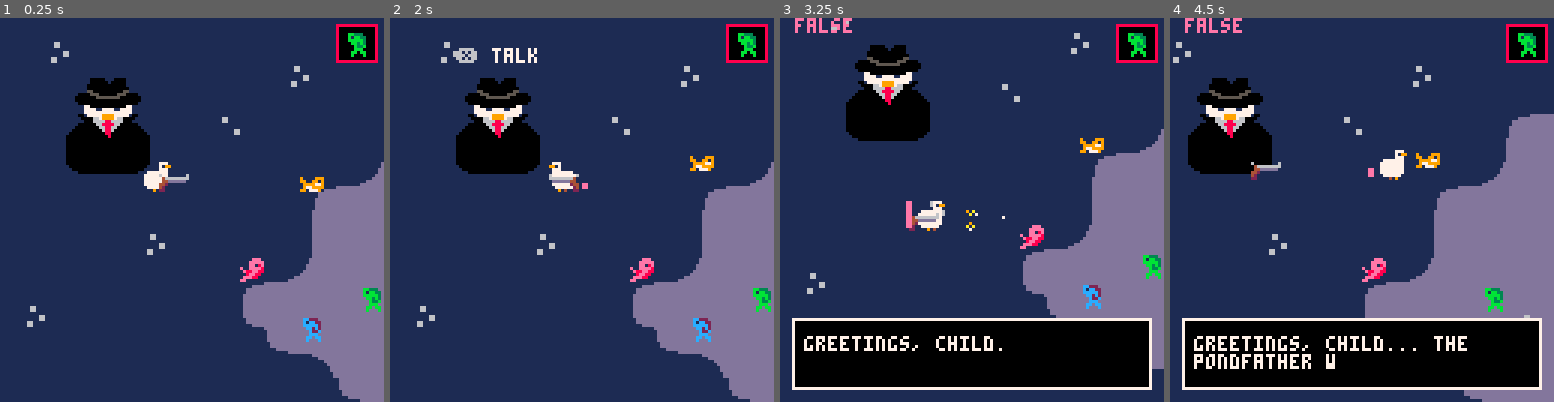
Above: before the commit, frames 1-4 (left to right).
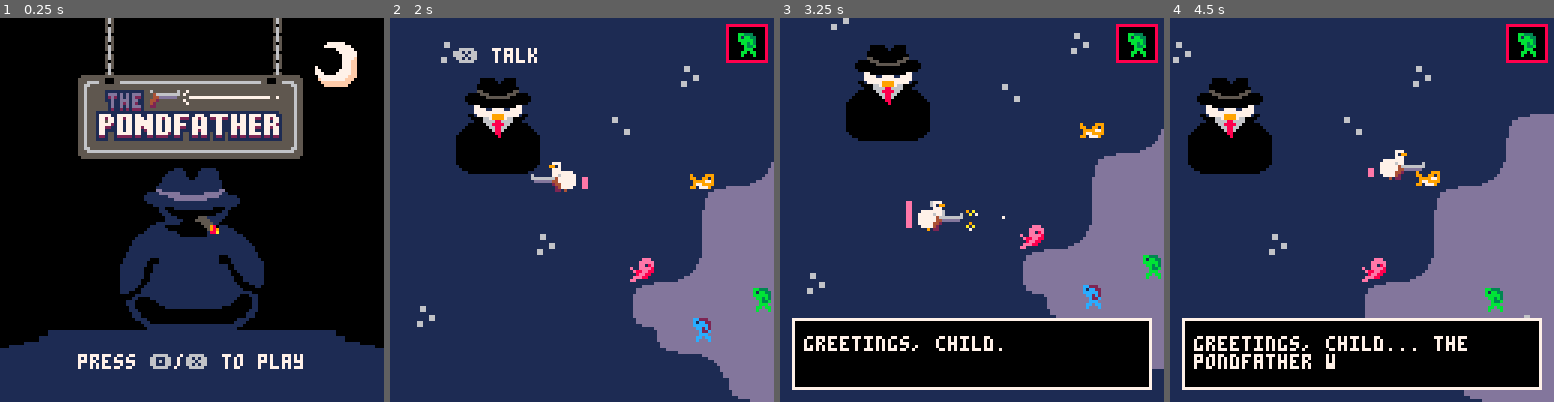
Above: after the commit, the same moments.

Repository: MoTheMelon/PicoProjects
Game: PICO-8 cartridge game jam/chonkyduck.p8
Two runs of this game, one before a commit and one after it. Both use one fixed random seed, a clock stepped at 60 frames per second and the inputs below.
Inputs:
- Up to frame 1 (0.25 s): no input
- Up to frame 2 (2 s): tap O (Z key) at 0.33, 0.7, 1.43 s; tap X (X key) at 1.07 s; hold Left from 1.97 s (still down)
- Up to frame 3 (3.25 s): tap X (X key) every 0.33 s from 2.07 to 3.07 s; tap O (Z key) at 2.22, 3.1 s; release Left at 2.37 s; hold Down 2.42-2.82 s; hold Right from 2.87 s (still down)
- Up to frame 4 (4.5 s): tap X (X key) every 0.33 s from 3.4 to 4.4 s; release Right at 3.53 s; hold Up 3.58-4.08 s; tap O (Z key) at 3.98 s; hold Right from 4.13 s (still down)

The runs differ from the first frame. In frame 1, 75% of the frame differs, in the area x 0-100%, y 0-100%; in frame 2, 0.7%; in frame 3, 0.9%; in frame 4, 0.9%.

Commit message:
submitted a broken mess LMAO

Diff:
--- a/game jam/chonkyduck.p8
+++ b/game jam/chonkyduck.p8
@@ -13,7 +13,7 @@
     b_spd = 6
 
     tick = 0
-    game_mode = "playing"
+    game_mode = "title"
 
     fish_types = {}
 
@@ -113,11 +113,12 @@
 function _update()
 
     if game_mode == "title" then
+
+
         camera(112*8, 16*8)
-        --if btnp(5) then game_mode = "playing" end
+        if btnp(5) or btnp(4) then game_mode = "playing" end
 
     else
-        --if btnp(5) then game_mode = "title" end
         player_move()
         --check_quack()
         check_fired_gun()
@@ -135,16 +136,19 @@
     if not has_target then
         determine_target()
     end
-    update_gun()
+    --update_gun()
 
 end
 
 function _draw()
     cls()
     map()
-    show_debug()
+    --show_debug()
     if game_mode == "title" then
         draw_title_screen()
+        --print("press \f6🅾️\f7/\f6❎\f7 to play", 112*8,16*8,7)
+        print_center("press \f6🅾️\f7/\f6❎\f7 to play", 16*8 + 128-16, 7)
+
     else
         draw_chonky_duck()
         draw_duck(x,y)
@@ -380,14 +384,14 @@
             gun_firing = true
             gun_triggered = true
             gun_timer = shot_duration
-            local strength = 5
-            if face_left then
-                gun.recoil_x = strength
-            else
-                gun.recoil_x = -strength
-            end
-
-            gun.recoil_timer = gun.recoil_max
+            -- local strength = 5
+            -- if face_left then
+            --     gun.recoil_x = strength
+            -- else
+            --     gun.recoil_x = -strength
+            -- end
+
+            -- gun.recoil_timer = gun.recoil_max
             sfx(07)
         else
             gun_triggered = false
@@ -415,10 +419,14 @@
     function draw_player_gun()
         gun.y = y + 4
         if not face_left then
-            if not gun_firing then gun.x = x + 5 end
+            --if not gun_firing then
+                gun.x = x + 5
+            --end
             sspr(gun.sprite_id,96,10,6,gun.x,gun.y)
         else
-            if not gun_firing then gun.x = x + 1 end
+            --if not gun_firing then
+                gun.x = x + 1
+            --end
             sspr(gun.sprite_id,96,10,6,gun.x,gun.y,10,6,face_left)
         end
 
@@ -625,6 +633,12 @@
             else
                 y += iy*speed
             end
+            if y + iy*speed >128*2-48 then
+                y = 128*2-48
+            end
+            if x + ix*speed > 128*4 then
+                x = 128*4-14
+            end
     end
     function cam_follow()
         local target_x = x - 60
@@ -632,6 +646,8 @@
 
         if x < 60 then target_x = 0 end
         if y < 60 then target_y = 0 end
+        if y > 128 + 60 then target_y = 128 end
+        if x > 128*4-64 then target_x = 128*3 end
 
         cam_x += (target_x - cam_x) * 0.2
         cam_y += (target_y - cam_y) * 0.2
@@ -711,7 +727,20 @@
 
 
     end
-
+    -- helper to draw centered text
+    function print_center(text, y, col)
+        local x = (112*8 + 76) - (#text * 2)
+        print(text, x, y, col)
+    end
+
+    -- pulse effect using sine wave
+    function pulse_color()
+        -- sine wave from 0 to 1
+        local t = sin(time() * 2) * 0.5 + 0.5
+
+        -- fade between 5 (gray) and 7 (white)
+        return (t > 0.5) and 7 or 5
+    end
 
 
 
@@ -806,14 +835,14 @@
 ff0000000000000000000000000000ff000000000000000000000000000000000000000000000000000000000111111111111111111111111111111100000000
 ff0000000000000000000000000000ff000000000000000000000000000000000000000000000000000000000001111111111111111111111111111000000000
 ff0000000000000000000000000000ff000000000000000000000000000000000000000000000000000000000000011000111111111111100001100000000000
-ff0000000000000000000000000000ff000000000000000000000000000000000000000000000000000000000000011100000000000000000011000000000000
-ff0000000000000000000000000000ff000000000000000000000000000000000000000000000000000000000000001110000000000000001111000000000000
-ff0000000000000000000000000000ff000000000000000000000000000000000000000000000000000000000000000111100000005551111110000000000000
-ff0000000000000000000000000000ff000000000000000000000000000000000000000000000000000000000000000111111000055555111100000000000000
-ff0000000000000000000000000000ff000000000000000000000000000000000000000000000000000000000000111111110000000555511000000000000000
-fff00000000000000000000000000fff000000000000000000000000000000000000000000000000000000000011111000000000000055980111000000000000
-ffff000000000000000000000000ffff000000000000000000000000000000000000000000000000000000000111111100000000000005989111110000000000
-ffffff00000000000000000000ffffff00000000000000000000000000000000000000000000000000000000111111111110000000000188a111111000000000
+ff0000000000000000000000000000ff000000000000000000000000000565000005050000056500000000000000011100000000000000000011000000000000
+ff0000000000000000000000000000ff000000000000000000000000000565000005650000006000000000000000001110000000000000001111000000000000
+ff0000000000000000000000000000ff000000000000000000000000000505000005650000056500000000000000000111100000005551111110000000000000
+ff0000000000000000000000000000ff000000000000000000000000000565000000600000056500000000000000000111111000055555111100000000000000
+ff0000000000000000000000000000ff000000000000000000000000000565000005650000050500000000000000111111110000000555511000000000000000
+fff00000000000000000000000000fff000000000000000000000000000060000005650000056500000000000011111000000000000055980111000000000000
+ffff000000000000000000000000ffff000000000000000000000000000565000005050000056500000000000111111100000000000005989111110000000000
+ffffff00000000000000000000ffffff00000000000000000000000000056500000565000000600000000000111111111110000000000188a111111000000000
 00011111111111110060000000060070000000000000000000000000000000000000000000000000000000111111111111110000000001111111111110000000
 0001ddd1d1d1ddd10004666666660700000000000000000000000000000000000100100100000000000001111111111111111111111111111111111111000000
 00012d21d1d1d22100044dddddd00007777777777777777777777777770070000000000000000000000011111111111111111111111111111111111111100000
@@ -840,12 +869,12 @@
 00000000000000000000000000000000000000000000000000000000000000000000000000000000001110000000011111111111111111111111100000001100
 00009700000090000000000000000700000000000000000000000000000000000000000000000000000110000000000111111111111111111100000000001100
 00079a0a00070a0000090a0000090000000000000000000000000000000000000000000000000000000111000000000000000000000000000000000000011100
-0609a0700009a0700000a07000000a00000000000000000000000000000000000000000000000000000011100000000000000000000000000000000000111000
-6699a000000090000000000000000000000000000000000000000000000000000000000000000000000011100000000000000000000000000000000000111000
-d99a0000000000000000000000000000000000000000000000000000000000000000000000000000000001111000000000000000000000000000000111100000
-009970a0000090a00000900000090000000000000000000000000000000000000000000000000000000000011100000000000000000000000000001111000000
-00099a0a000a0a00000a0a0000000700000000000000000000000000000000000000000000000000000000001111111111111111111111111111111110000000
-00009700000097000000700000000000000000000000000000000000000000000000000000000000000000000111111111111111111111111111111000000000
+0609a0700009a0700000a07000000a00000000000000000000000000000001111110000000000000000011100000000000000000000000000000000000111000
+6699a000000090000000000000000000000000000000000000000000000001111110000000000000000011100000000000000000000000000000000000111000
+d99a0000000000000000000000000000000000000000000000000000111111111111111100000000000001111000000000000000000000000000000111100000
+009970a0000090a00000900000090000000000000000000000011111111111111111111111111000000000011100000000000000000000000000001111000000
+00099a0a000a0a00000a0a0000000700000000000000000011111111111111111111111111111111000000001111111111111111111111111111111110000000
+00009700000097000000700000000000000000000000000011111111111111111111111111111111000000000111111111111111111111111111111000000000
 __gff__
 0000000000000000000000000000000000000000000000000000000000000000000000000000000000000000000000000000000000000000000000000000000000000001010202020200000000000000000000000004040404000000000000000000000000000000000000000000000000000000000000000000000000000000
 0000000000000000000000000000000000000000000000000000000000000000000000000000000000000000000000000000000000000000000000000000000000000000000000000000000000000000000000000000000000000000000000000000000000000000000000000000000000000000000000000000000000000000
@@ -866,10 +895,10 @@
 4242424242424242424242464343434343434343434343434343424242424242424242424242424242424242424242424242424242424242424242424242424242424242424242424242000000000000000000000000000000000000000000000000000000000000000000000000000043434343434343434343434343434343
 4242424242424242424242424256434343434344434343434343424242424242424242424242424242424242424242424242424242424242424242424242424242424242424242424242000000000000000000000000000000000000000000000000000000000000000000000000000043434343434343434343434343434343
 4242424242424242424242424242464343434343434343434347424242424242424242424242424242424242424242424242424242424242424242424242414242424242424242424242000000000000000000000000000000000000000000000000000000000000000000000000000044434343434343434343434343434344
-4242424242424242424242424242424242424242424242424242424242424242424242424242424242424242424242424242424242424242424242424242424242424242424242424242000000000000000000000000000000000000000000000000000000000000000000000000000000000000000000000000000000000000
-4242424242424242424242424242424242424242424242424242424242424242424242424242424242424242424240424242424242424242424242424242424242424242424242424242000000000000000000000000000000000000000000000000000000000000000000000000000000000000000000000000000000d8d900
-4242424242424142424242424242424242424242424242424242424242424242424242424241424242424242424242424142424242424242424242424242424242424242424242424242000000000000000000000000000000000000000000000000000000000000000000000000000000000000000000000000000000e8e900
-4242424242424242424242424242424242414242424242424242424242424142424242424242424242424242424242424242424242424242424242424242424242424242424242424242000000000000000000000000000000000000000000000000000000000000000000000000000000000000000000000000000000000000
+4242424242424242424242424242424242424242424242424242424242424242424242424242424242424242424242424242424242424242424242424242424242424242424242424242000000000000000000000000000000000000000000000000000000000000000000000000000000000000b7000000000000b700000000
+4242424242424242424242424242424242424242424242424242424242424242424242424242424242424242424240424242424242424242424242424242424242424242424242424242000000000000000000000000000000000000000000000000000000000000000000000000000000000000b8000000000000b800d8d900
+4242424242424142424242424242424242424242424242424242424242424242424242424241424242424242424242424142424242424242424242424242424242424242424242424242000000000000000000000000000000000000000000000000000000000000000000000000000000000000b9000000000000b900e8e900
+4242424242424242424242424242424242414242424242424242424242424142424242424242424242424242424242424242424242424242424242424242424242424242424242424242000000000000000000000000000000000000000000000000000000000000000000000000000000000000b7000000000000b700000000
 4242424242424242424242424242424242414242424242424242424242424242424242424242424242424242424242424242424242424242424242424242424242424242424242424242000000000000000000000000000000000000000000000000000000000000000000000000000000000000000000000000000000000000
 4240424242424242424242424242424242424242424242424242424242424242424042424242424242424242424242424242424242424242424241424242414242424242424242424242000000000000000000000000000000000000000000000000000000000000000000000000000000000000000000000000000000000000
 4242424242424242424242424242424242424242424242424242424242424242424242424242424242424242424242424242424242424242424242424242424242424242424242424242000000000000000000000000000000000000000000000000000000000000000000000000000000000000000000000000000000000000
@@ -879,7 +908,7 @@
 4242424242424242424242424242424242424242424242424242424242424242424242424242424242424242424242424242424241424242424242424242424242424242424242424242000000000000000000000000000000000000000000000000000000000000000000000000000000000000000000000000000000000000
 4242424242424242424242424242424242424242424242424242424242424242424242424142424242424242424242424242424242424242424242424242414242424242424242424242000000000000000000000000000000000000000000000000000000000000000000000000000000000000000000000000000000000000
 4242424242424242424242424242424242424242424242424242424242424242424242424242424242424242424242424242424242424242424242424242424242424242424242424242000000000000000000000000000000000000000000000000000000000000000000000000000000000000000000000000000000000000
-000000000000000000000000000000000000000000000000000000000000000000000000000000000000000000000000000000000000000000000000000000000000000000000000000000000000000000000000000000000000000000000000000000000000000000000000000000000000dcdcdcdcdcdcdcdcdcdcdcdc0000
+00000000000000000000000000000000000000000000000000000000000000000000000000000000000000000000000000000000000000000000000000000000000000000000000000000000000000000000000000000000000000000000000000000000000000000000000000000000f6f7dcdcdcdcdcdcdcdcdcdcdcdcf8f9
 00000000000000000000000000000000000000000000000000000000000000000000000000000000000000000000000000000000000000000000000000000000000000000000000000000000000000000000000000000000000000000000000000000000000000000000000000000000dcdcdcdcdcdcdcdcdcdcdcdcdcdcdcdc
 00000000000000000000000000000000000000000000000000000000000000000000000000000000000000000000000000000000000000000000000000000000000000000000000000000000000000000000000000000000000000000000000000000000000000000000000000000000dcdcdcdcdcdcdcdcdcdcdcdcdcdcdcdc
 
Not shown, changed: .DS_Store
Not shown, added: game jam/.DS_Store
Not shown, added: game jam/zip game.zip
Not shown, added: game jam/zip game/chonkyduck.js
Not shown, added: game jam/zip game/index.html
